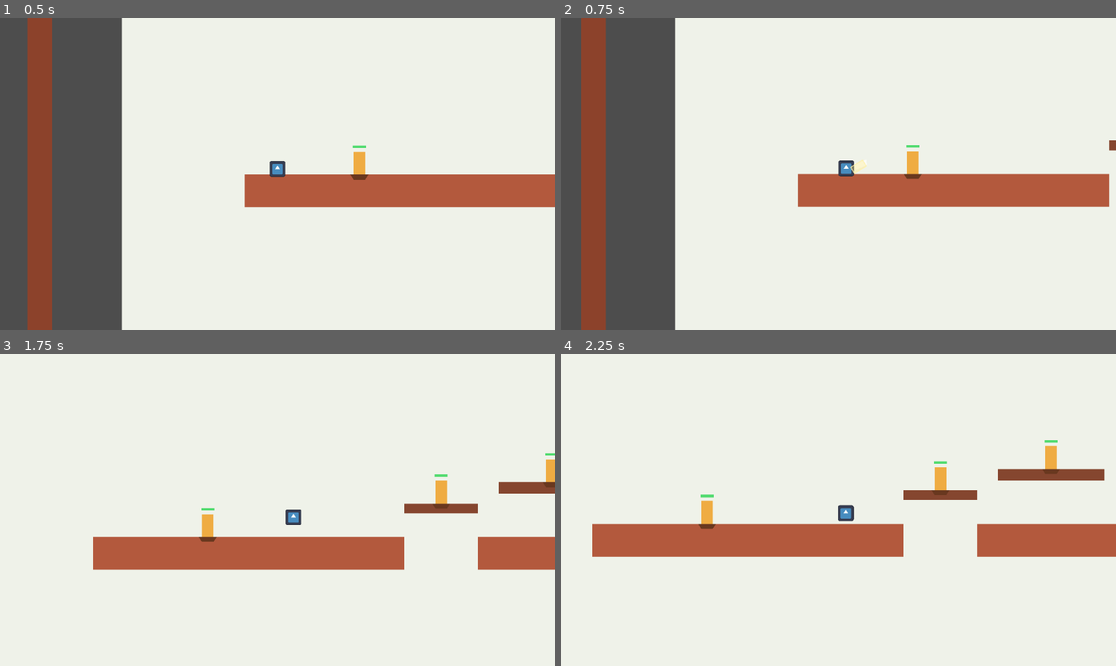
Above: before the commit, frames 1-4 (two rows, left to right).
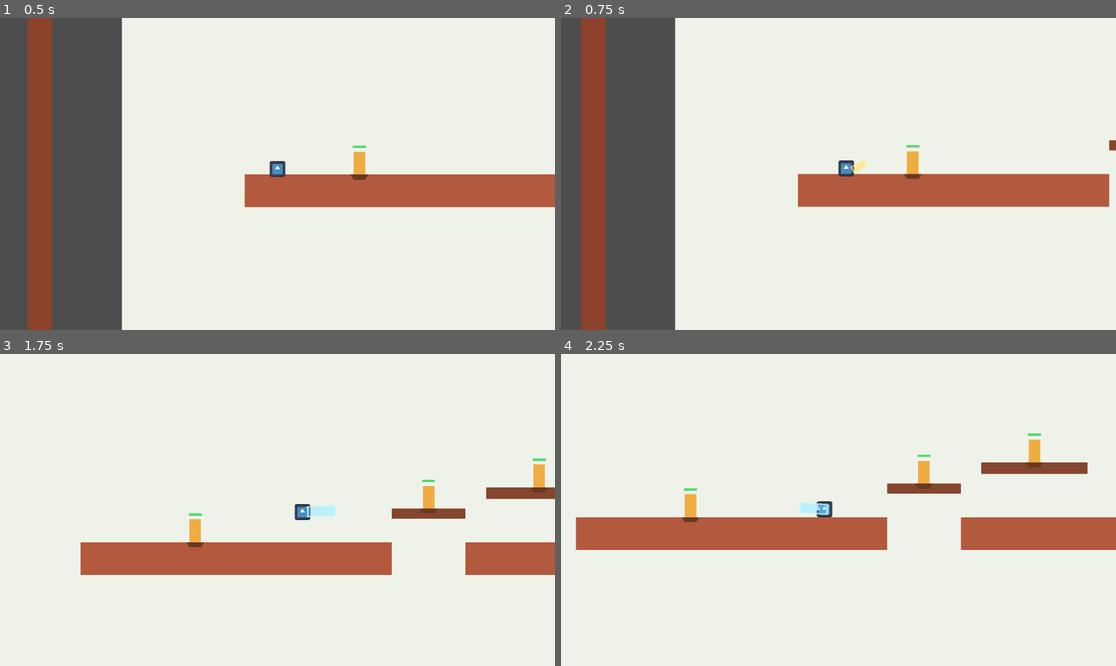
Above: after the commit, the same moments.

Repository: ggonzalez66/ruby1
Game: Godot game, scene res://main.tscn
The game is run twice, just before and just after one commit, with the same random seed, the same clock (stepped at 60 frames per second) and the same inputs. The engine's default icon, where the game draws it, is replaced by a stand-in: a white triangle on a blue panel in a dark square.
Inputs:
- Up to frame 1 (0.5 s): no input
- Up to frame 2 (0.75 s): hold Right (move_right) from 0.53 s (still down); tap C (attack) at 0.6 s
- Up to frame 3 (1.75 s): keep holding Right (move_right); tap X (jump) at 0.77, 1.07, 1.52 s; tap Z (dash) at 0.8, 1.35 s; tap S (heavy_attack, bound only after the commit) at 1.55 s
- Up to frame 4 (2.25 s): tap X (jump) at 1.82 s; release Right (move_right) at 2.03 s; hold Left (move_left) from 2.03 s (still down); tap S (heavy_attack, bound only after the commit) at 2.1 s

Frame 1 is identical in both runs. In frame 2, less than 0.1% of the frame differs, in the area x 52-56%, y 45-49%; in frame 3, 5.5%; in frame 4, 7.4%, in the area x 2-100%, y 25-66%.

Commit message:
ataques light y heavy

Diff:
--- a/movimiento.gd
+++ b/movimiento.gd
@@ -3,13 +3,15 @@
 const ATTACK_NONE := 0
 const ATTACK_SLASH := 1
 const ATTACK_GROUND_CHARGED := 2
-const ATTACK_AIR_CHARGED := 3
+const ATTACK_HEAVY := 3
 const ATTACK_SPIN := 4
+const ATTACK_LIGHT_CHARGED_AIR := 5
 
 const DAMAGE_SLASH := 1
 const DAMAGE_GROUND_CHARGED := 3
-const DAMAGE_AIR_CHARGED := 2
+const DAMAGE_HEAVY := 2
 const DAMAGE_SPIN := 2
+const DAMAGE_LIGHT_CHARGED_AIR := 3
 
 @export var max_speed := 320.0
 @export var ground_acceleration := 2200.0
@@ -42,7 +44,8 @@
 @export var charged_air_drag := 1600.0
 @export var charged_air_gravity_multiplier := 1.18
 @export var charged_air_bounce_back_speed := 220.0
-@export var charged_air_bounce_up_speed := -180.0
+@export var heavy_bounce_vertical_ratio := 0.8
+@export var light_hit_stall_up_speed := -95.0
 @export var spin_attack_duration := 0.34
 @export var dash_speed := 760.0
 @export var dash_duration := 0.14
@@ -119,13 +122,16 @@
 		air_jumps_remaining = max_air_jumps
 
 	if Input.is_action_just_pressed("jump"):
-		if attack_mode == ATTACK_GROUND_CHARGED:
+		if attack_mode == ATTACK_GROUND_CHARGED or attack_mode == ATTACK_LIGHT_CHARGED_AIR:
 			_start_spin_attack()
 		else:
 			jump_buffer_timer = jump_buffer_time
 
 	if Input.is_action_just_pressed("attack"):
 		_begin_attack_charge()
+
+	if Input.is_action_just_pressed("heavy_attack"):
+		_start_heavy_attack()
 
 	if Input.is_action_just_pressed("respawn"):
 		_respawn_player()
@@ -149,8 +155,10 @@
 		_apply_dash_movement()
 	elif attack_mode == ATTACK_GROUND_CHARGED:
 		_apply_ground_charged_movement()
-	elif attack_mode == ATTACK_AIR_CHARGED:
-		_apply_air_charged_movement(delta)
+	elif attack_mode == ATTACK_HEAVY:
+		_apply_heavy_attack_movement(delta)
+	elif attack_mode == ATTACK_LIGHT_CHARGED_AIR:
+		_apply_light_charged_air_movement()
 	elif attack_mode == ATTACK_SPIN:
 		_apply_spin_attack_movement(delta)
 	else:
@@ -165,10 +173,10 @@
 	_update_wall_state()
 	_refresh_attack_hits()
 
-	if attack_mode == ATTACK_AIR_CHARGED and is_on_floor():
+	if attack_mode == ATTACK_HEAVY and is_on_floor():
 		_end_attack()
-	elif attack_mode == ATTACK_AIR_CHARGED and is_on_wall():
-		_bounce_out_of_air_charged_attack()
+	elif attack_mode == ATTACK_HEAVY and is_on_wall():
+		_bounce_out_of_heavy_attack()
 
 	if is_on_floor():
 		air_jumps_remaining = max_air_jumps
@@ -198,7 +206,7 @@
 		return
 
 	var gravity_scale: float = fall_gravity_multiplier if velocity.y > 0.0 else 1.0
-	if attack_mode == ATTACK_AIR_CHARGED:
+	if attack_mode == ATTACK_HEAVY:
 		gravity_scale = charged_air_gravity_multiplier
 
 	var target_fall_speed: float = max_fall_speed
@@ -207,14 +215,14 @@
 
 	velocity.y = min(velocity.y + gravity * gravity_scale * delta, target_fall_speed)
 
-	if Input.is_action_just_released("jump") and velocity.y < jump_cut_velocity and attack_mode != ATTACK_AIR_CHARGED:
+	if Input.is_action_just_released("jump") and velocity.y < jump_cut_velocity and attack_mode != ATTACK_HEAVY:
 		velocity.y = jump_cut_velocity
 
 func _consume_jump_buffer() -> void:
 	if jump_buffer_timer <= 0.0:
 		return
 
-	if dash_timer > 0.0 or attack_mode == ATTACK_GROUND_CHARGED or attack_mode == ATTACK_AIR_CHARGED or attack_mode == ATTACK_SPIN:
+	if dash_timer > 0.0 or attack_mode == ATTACK_GROUND_CHARGED or attack_mode == ATTACK_HEAVY or attack_mode == ATTACK_SPIN or attack_mode == ATTACK_LIGHT_CHARGED_AIR:
 		return
 
 	var can_ground_jump: bool = is_on_floor() or coyote_timer > 0.0
@@ -269,9 +277,13 @@
 	velocity.x = facing * charged_ground_lunge_speed
 	velocity.y = 0.0
 
-func _apply_air_charged_movement(delta: float) -> void:
+func _apply_heavy_attack_movement(delta: float) -> void:
 	velocity.x = move_toward(velocity.x, facing * charged_air_forward_drift, charged_air_drag * delta)
 	_apply_gravity(delta)
+
+func _apply_light_charged_air_movement() -> void:
+	velocity.x = facing * charged_ground_lunge_speed
+	velocity.y = 0.0
 
 func _apply_spin_attack_movement(delta: float) -> void:
 	_apply_gravity(delta)
@@ -309,7 +321,7 @@
 		elif was_wall_sliding:
 			_start_wall_spin_attack()
 		else:
-			_start_air_charged_attack()
+			_start_light_charged_air_attack()
 		return
 
 	if _is_attack_active():
@@ -341,8 +353,15 @@
 	_update_attack_animation()
 	_refresh_attack_hits()
 
-func _start_air_charged_attack() -> void:
-	attack_mode = ATTACK_AIR_CHARGED
+func _start_heavy_attack() -> void:
+	if is_on_floor() or dash_timer > 0.0 or _is_attack_active() or is_charging_attack or attack_cooldown_timer > 0.0:
+		return
+
+	if _is_wall_sliding():
+		facing = wall_contact_direction
+		_update_facing_visual()
+
+	attack_mode = ATTACK_HEAVY
 	attack_timer = 0.0
 	attack_cooldown_timer = charged_attack_cooldown
 	attack_targets_hit.clear()
@@ -352,8 +371,19 @@
 	_update_attack_animation()
 	_refresh_attack_hits()
 
+func _start_light_charged_air_attack() -> void:
+	attack_mode = ATTACK_LIGHT_CHARGED_AIR
+	attack_timer = charged_ground_duration
+	attack_cooldown_timer = charged_attack_cooldown
+	attack_targets_hit.clear()
+	velocity.x = facing * charged_ground_lunge_speed
+	velocity.y = 0.0
+	_set_attack_active(true)
+	_update_attack_animation()
+	_refresh_attack_hits()
+
 func _start_spin_attack() -> void:
-	if attack_mode != ATTACK_GROUND_CHARGED:
+	if attack_mode != ATTACK_GROUND_CHARGED and attack_mode != ATTACK_LIGHT_CHARGED_AIR:
 		return
 
 	attack_mode = ATTACK_SPIN
@@ -367,7 +397,7 @@
 
 func _start_wall_spin_attack() -> void:
 	if wall_contact_direction == 0:
-		_start_air_charged_attack()
+		_start_heavy_attack()
 		return
 
 	attack_mode = ATTACK_SPIN
@@ -398,7 +428,7 @@
 	_set_attack_active(false)
 	_reset_attack_pose()
 
-	if ending_mode == ATTACK_GROUND_CHARGED:
+	if ending_mode == ATTACK_GROUND_CHARGED or ending_mode == ATTACK_LIGHT_CHARGED_AIR:
 		velocity.x = facing * charged_ground_end_speed
 
 func _reset_attack_pose() -> void:
@@ -434,10 +464,12 @@
 			_animate_normal_slash()
 		ATTACK_GROUND_CHARGED:
 			_animate_ground_charged_attack()
-		ATTACK_AIR_CHARGED:
-			_animate_air_charged_attack()
+		ATTACK_HEAVY:
+			_animate_heavy_attack()
 		ATTACK_SPIN:
 			_animate_spin_attack()
+		ATTACK_LIGHT_CHARGED_AIR:
+			_animate_light_charged_air_attack()
 
 func _animate_normal_slash() -> void:
 	var progress: float = 1.0 - (attack_timer / attack_duration)
@@ -457,9 +489,9 @@
 	slash_visual.scale = Vector2(slash_scale, slash_scale)
 	slash_area_visual.scale = Vector2(lerp(0.98, 1.04, progress), lerp(0.92, 1.08, progress))
 	slash_outline.scale = slash_area_visual.scale
-	slash_visual.color = Color(slash_base_color.r, slash_base_color.g, slash_base_color.b, alpha)
-	slash_area_visual.color = Color(slash_area_base_color.r, slash_area_base_color.g, slash_area_base_color.b, lerp(0.42, 0.16, progress))
-	slash_outline.default_color = Color(slash_outline_base_color.r, slash_outline_base_color.g, slash_outline_base_color.b, lerp(0.95, 0.35, progress))
+	slash_visual.color = Color(1.0, 0.95, 0.72, alpha)
+	slash_area_visual.color = Color(1.0, 0.82, 0.32, lerp(0.42, 0.16, progress))
+	slash_outline.default_color = Color(1.0, 0.94, 0.62, lerp(0.95, 0.35, progress))
 
 func _animate_ground_charged_attack() -> void:
 	var progress: float = 1.0 - (attack_timer / charged_ground_duration)
@@ -483,7 +515,7 @@
 	slash_area_visual.color = Color(1.0, 0.72, 0.28, lerp(0.52, 0.24, progress))
 	slash_outline.default_color = Color(1.0, 0.93, 0.65, lerp(1.0, 0.45, progress))
 
-func _animate_air_charged_attack() -> void:
+func _animate_heavy_attack() -> void:
 	var fall_ratio: float = clamp(velocity.y / max_fall_speed, 0.0, 1.0)
 	var tilt: float = lerp(-0.18, 0.28, fall_ratio)
 	var pulse: float = 0.92 + 0.08 * sin(Time.get_ticks_msec() / 70.0)
@@ -504,6 +536,9 @@
 	slash_area_visual.color = Color(0.4, 0.89, 1.0, 0.34)
 	slash_outline.default_color = Color(0.74, 0.98, 1.0, 0.82)
 
+func _animate_light_charged_air_attack() -> void:
+	_animate_ground_charged_attack()
+
 func _animate_spin_attack() -> void:
 	var progress: float = 1.0 - (attack_timer / spin_attack_duration)
 	var spin_angle: float = progress * TAU * 1.6
@@ -544,8 +579,10 @@
 	if area.has_method("take_hit"):
 		area.take_hit(global_position, facing, _get_attack_damage())
 
-	if attack_mode == ATTACK_AIR_CHARGED:
-		_bounce_out_of_air_charged_attack()
+	if attack_mode == ATTACK_HEAVY:
+		_bounce_out_of_heavy_attack()
+	elif attack_mode == ATTACK_SLASH and not is_on_floor():
+		_apply_light_hit_stall()
 
 func _on_hitbox_area_entered(area: Area2D) -> void:
 	_hit_area(area)
@@ -571,8 +608,8 @@
 
 	charge_visual.scale = Vector2(glow_scale, glow_scale)
 	charge_outline.scale = charge_visual.scale
-	charge_visual.color = Color(lerp(0.5, 1.0, progress), lerp(0.76, 0.9, progress), lerp(1.0, 0.36, progress), alpha)
-	charge_outline.default_color = Color(1.0, lerp(0.95, 0.82, progress), lerp(1.0, 0.3, progress), outline_alpha)
+	charge_visual.color = Color(1.0, lerp(0.82, 0.96, progress), lerp(0.42, 0.22, progress), alpha)
+	charge_outline.default_color = Color(1.0, lerp(0.96, 0.9, progress), lerp(0.72, 0.4, progress), outline_alpha)
 
 func _start_dash() -> void:
 	if dash_timer > 0.0 or dash_cooldown_timer > 0.0 or _is_attack_active():
@@ -607,7 +644,7 @@
 	dash_visual.color = Color(dash_visual_base_color.r, dash_visual_base_color.g, dash_visual_base_color.b, alpha)
 
 func _locks_facing() -> bool:
-	return dash_timer > 0.0 or attack_mode == ATTACK_GROUND_CHARGED or attack_mode == ATTACK_AIR_CHARGED or attack_mode == ATTACK_SPIN
+	return dash_timer > 0.0 or attack_mode == ATTACK_GROUND_CHARGED or attack_mode == ATTACK_HEAVY or attack_mode == ATTACK_SPIN or attack_mode == ATTACK_LIGHT_CHARGED_AIR
 
 func _update_wall_state() -> void:
 	if is_on_floor():
@@ -623,27 +660,32 @@
 	return wall_contact_direction != 0 and not is_on_floor()
 
 func _is_wall_sliding() -> bool:
-	return _can_wall_jump() and velocity.y > 0.0 and attack_mode != ATTACK_AIR_CHARGED and attack_mode != ATTACK_SPIN and dash_timer <= 0.0
+	return _can_wall_jump() and velocity.y > 0.0 and attack_mode != ATTACK_HEAVY and attack_mode != ATTACK_SPIN and attack_mode != ATTACK_LIGHT_CHARGED_AIR and dash_timer <= 0.0
 
 func _is_attack_active() -> bool:
 	return attack_mode != ATTACK_NONE
 
-func _bounce_out_of_air_charged_attack() -> void:
-	if attack_mode != ATTACK_AIR_CHARGED:
+func _bounce_out_of_heavy_attack() -> void:
+	if attack_mode != ATTACK_HEAVY:
 		return
 
 	_cancel_attack_for_chain()
 	velocity.x = -facing * charged_air_bounce_back_speed
-	velocity.y = charged_air_bounce_up_speed
+	velocity.y = jump_velocity * heavy_bounce_vertical_ratio
+
+func _apply_light_hit_stall() -> void:
+	velocity.y = min(velocity.y, light_hit_stall_up_speed)
 
 func _get_attack_damage() -> int:
 	match attack_mode:
 		ATTACK_GROUND_CHARGED:
 			return DAMAGE_GROUND_CHARGED
-		ATTACK_AIR_CHARGED:
-			return DAMAGE_AIR_CHARGED
+		ATTACK_HEAVY:
+			return DAMAGE_HEAVY
 		ATTACK_SPIN:
 			return DAMAGE_SPIN
+		ATTACK_LIGHT_CHARGED_AIR:
+			return DAMAGE_LIGHT_CHARGED_AIR
 		_:
 			return DAMAGE_SLASH
 
--- a/playerr.tscn
+++ b/playerr.tscn
@@ -63,7 +63,7 @@
 [node name="ChargeVisual" type="Polygon2D" parent="."]
 visible = false
 position = Vector2(0, -14)
-color = Color(0.501961, 0.756863, 1, 0)
+color = Color(1, 0.866667, 0.380392, 0)
 polygon = PackedVector2Array(-18, -18, 18, -18, 18, 18, -18, 18)
 
 [node name="ChargeOutline" type="Line2D" parent="."]
--- a/project.godot
+++ b/project.godot
@@ -37,6 +37,11 @@
 "events": [Object(InputEventKey,"resource_local_to_scene":false,"resource_name":"","device":0,"window_id":0,"alt_pressed":false,"shift_pressed":false,"ctrl_pressed":false,"meta_pressed":false,"pressed":false,"keycode":0,"physical_keycode":67,"key_label":0,"unicode":0,"echo":false,"script":null)
 ]
 }
+heavy_attack={
+"deadzone": 0.5,
+"events": [Object(InputEventKey,"resource_local_to_scene":false,"resource_name":"","device":0,"window_id":0,"alt_pressed":false,"shift_pressed":false,"ctrl_pressed":false,"meta_pressed":false,"pressed":false,"keycode":0,"physical_keycode":83,"key_label":0,"unicode":0,"echo":false,"script":null)
+]
+}
 dash={
 "deadzone": 0.5,
 "events": [Object(InputEventKey,"resource_local_to_scene":false,"resource_name":"","device":0,"window_id":0,"alt_pressed":false,"shift_pressed":false,"ctrl_pressed":false,"meta_pressed":false,"pressed":false,"keycode":0,"physical_keycode":90,"key_label":0,"unicode":0,"echo":false,"script":null)
